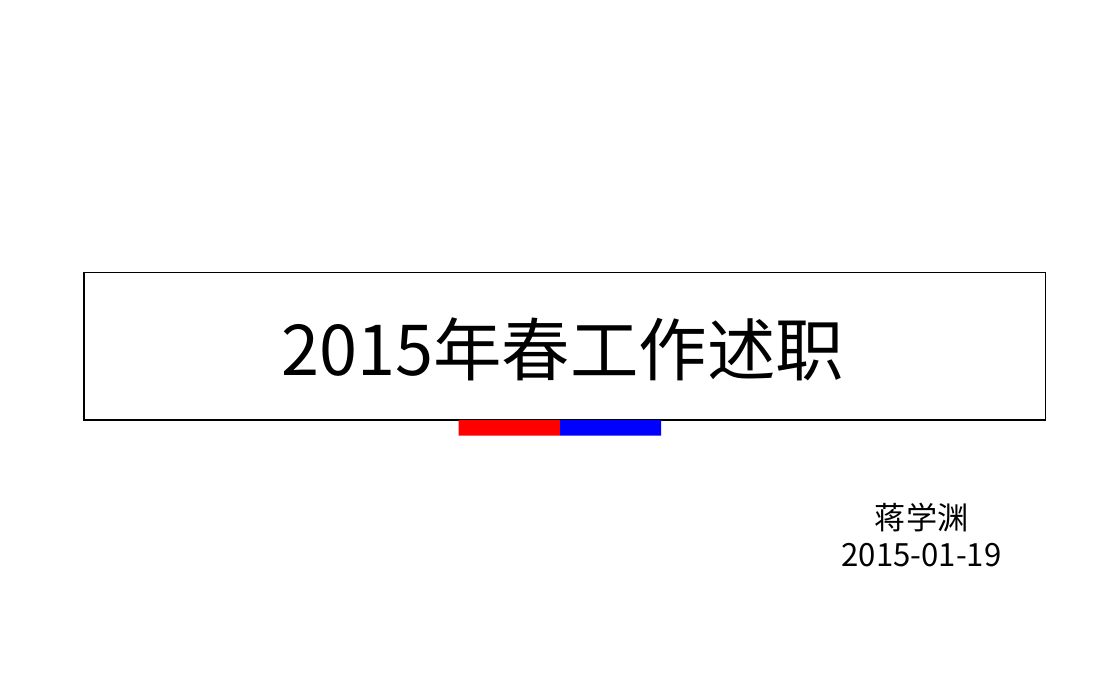
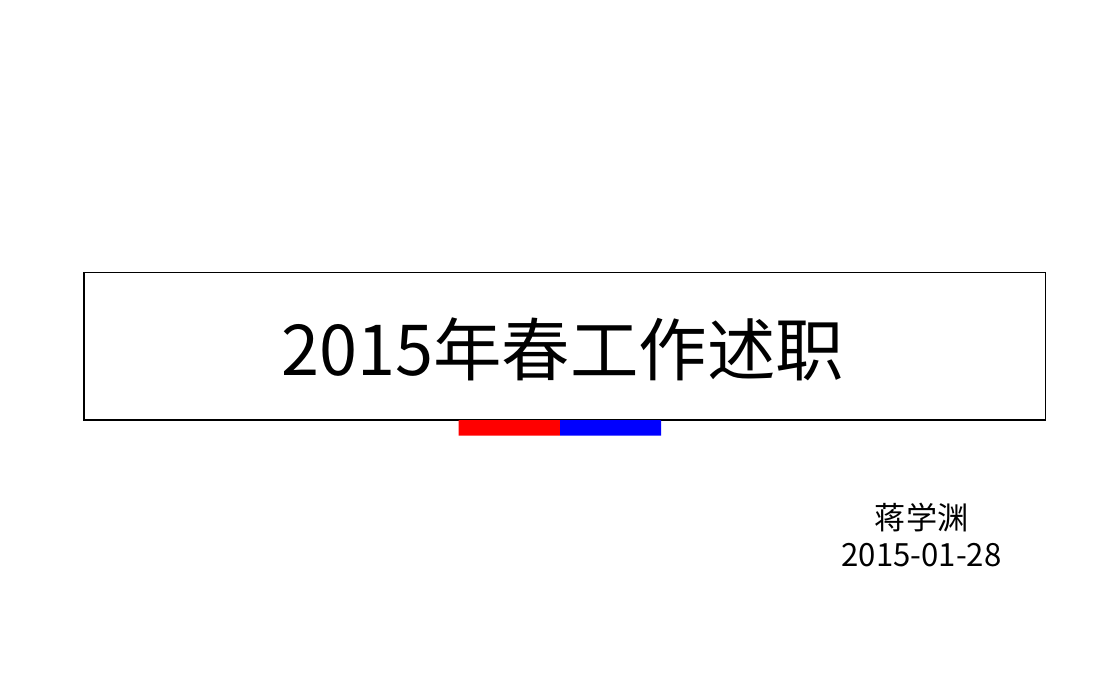
Before and after one commit to alexxyjiang/baidu-tech-report, a slide deck: slide 1 of For T5/蒋学渊_2015年春工作述职.pptx. Drawn at 1120x700 pixels with LibreOffice and Linux fonts; fonts in the diff are those of the drawing; background and template pictures are left out. Boxes give left, top, right and bottom in pixels: in the first picture for what was removed or moved away, otherwise in the second. Text is boxed around its words. In the diff, an @@ line names an element or a change of style, - is before the commit and + after.

```diff
--- a/For T5/蒋学渊_2015年春工作述职.pptx
+++ b/For T5/蒋学渊_2015年春工作述职.pptx
@@ text at (842, 542, 1002, 567): text changed @@
-2015-01-19
+2015-01-28
```
Also in this commit, not shown: 7 other slides changed, 2 slides added, 3 slides removed, 2 other files.
